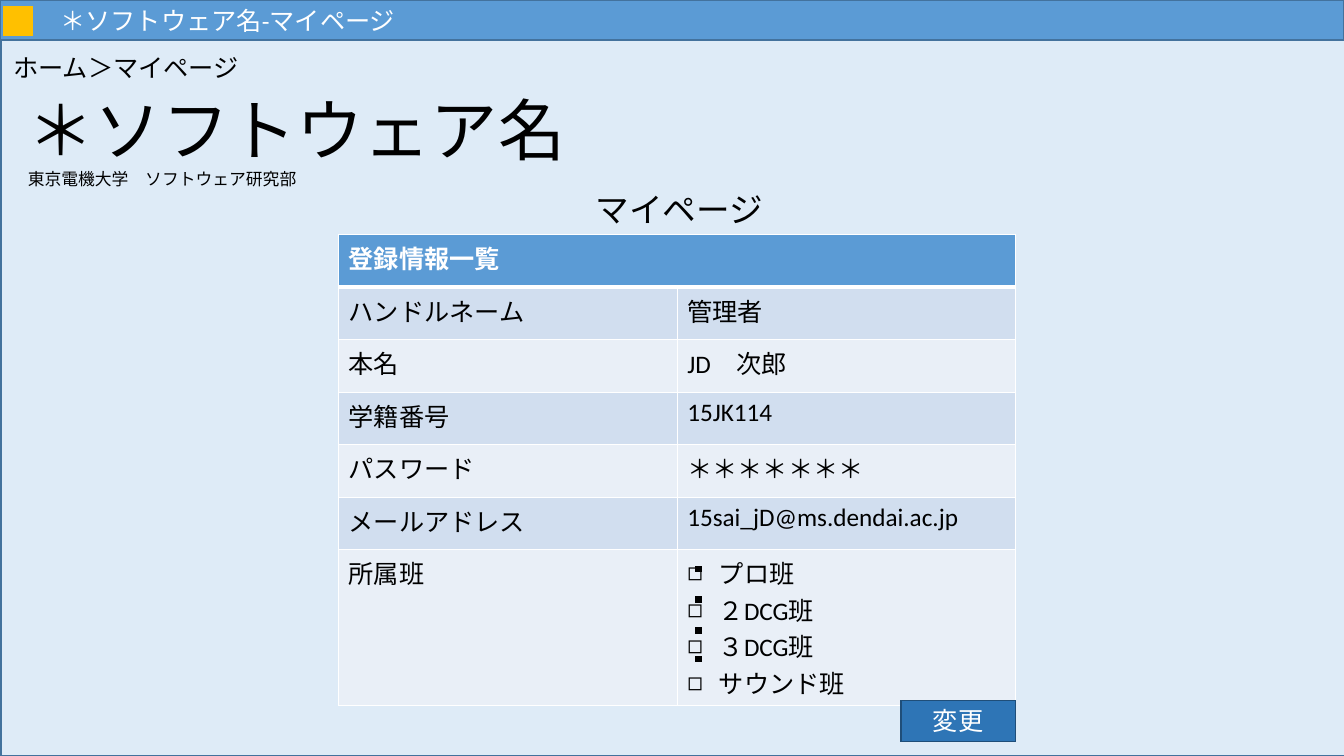
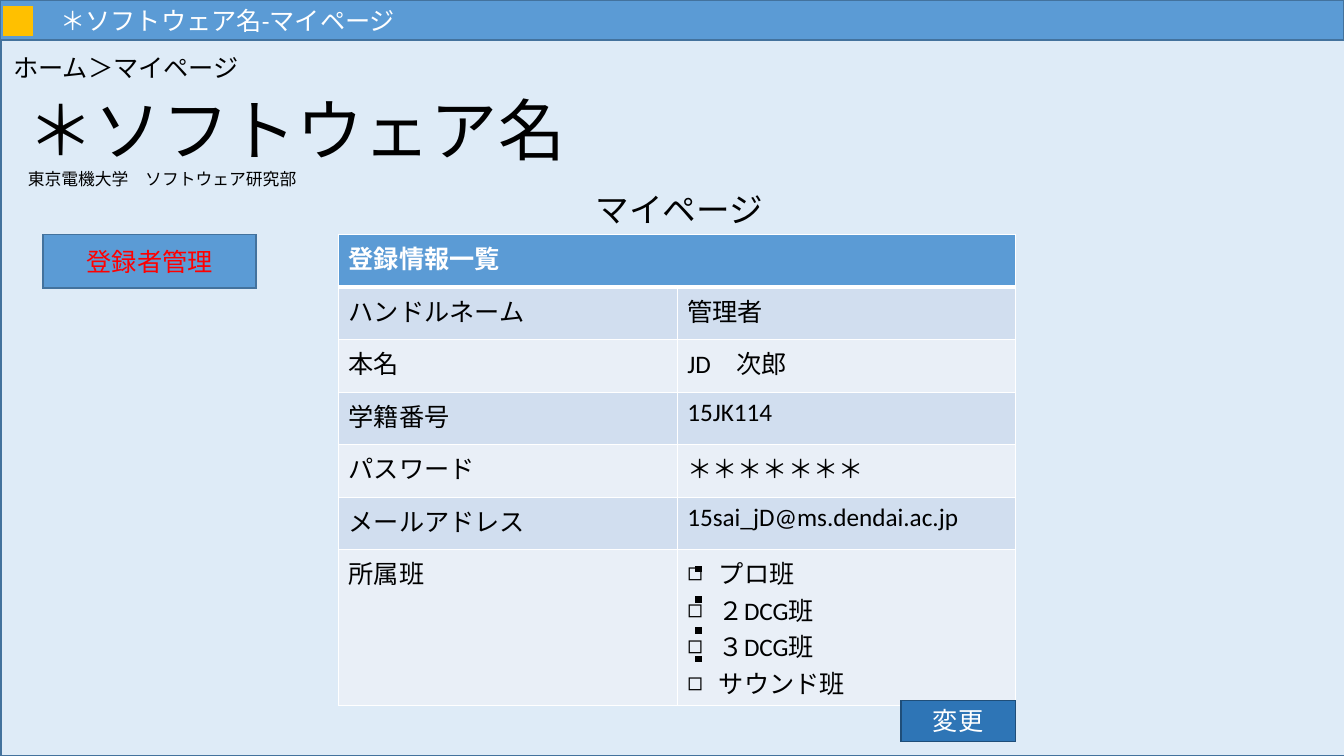
Before and after one commit to MNB-oda/MNB, a slide deck: slide 54 of 提出課題/外部設計書/画面設計.pptx (slide 52 before the commit). Drawn at 1344x756 pixels with LibreOffice and Linux fonts; fonts in the diff are those of the drawing. Boxes give left, top, right and bottom in pixels: in the first picture for what was removed or moved away, otherwise in the second. Text is boxed around its words. In the diff, an @@ line names an element or a change of style, - is before the commit and + after.

```diff
--- a/提出課題/外部設計書/画面設計.pptx
+++ b/提出課題/外部設計書/画面設計.pptx
@@ rectangle added at box(43, 235, 256, 288), fill #5B9BD5, outline #43739E 1 pt, 18 pt, text #FF0000 @@
+登録者管理
```
Also in this commit, not shown: 10 other slides changed, 4 slides added.
